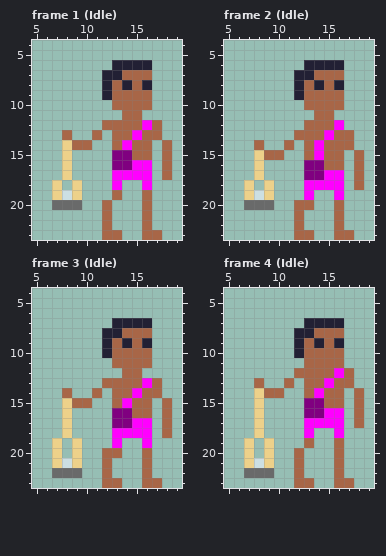
One commit to this pixel-art file: Pixel Art/Units/Slinger.ase. The picture above was drawn from the file before the commit.
28x24 pixels, 14 frames. Shown: frame 1 (Idle): x 5..19, y 4..23; frame 2 (Idle): x 5..19, y 4..23; frame 3 (Idle): x 5..19, y 4..23; frame 4 (Idle): x 5..19, y 4..23. The old version is drawn lined up with the new one, on the new canvas. The commit also changed other frames, which this record leaves out.
The result:
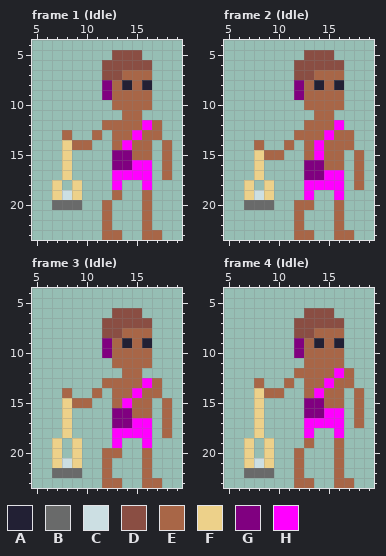
Palette (. is transparent): A #222034  B #696a6a  C #ccdfe3  D #8a4e43  E #a86647  F #edd18a  G #800080  H #ff00ff
The exact change:
canvas 28x24 -> 30x24, the old top-left corner now at 1,0
Frame 1 (Idle):
y 5: x 13..15 ... -> DDD
y 6: x 12..16 .AAAA -> DDDDD
y 7: x 12..13 AA -> DD
y 8..9: x 12 A -> G
Frame 2 (Idle): the same change as frame 1 (Idle)
Frame 3 (Idle):
y 6: x 13..15 ... -> DDD
y 7: x 12..16 .AAAA -> DDDDD
y 8: x 12..13 AA -> DD
y 9..10: x 12 A -> G
Frame 4 (Idle): the same change as frame 3 (Idle)
Pixel boxes of the changes (left, top, right, bottom) in both pictures:
changed: (102, 50, 152, 100)
changed: (294, 50, 344, 100)
changed: (102, 308, 152, 358)
changed: (294, 308, 344, 358)
